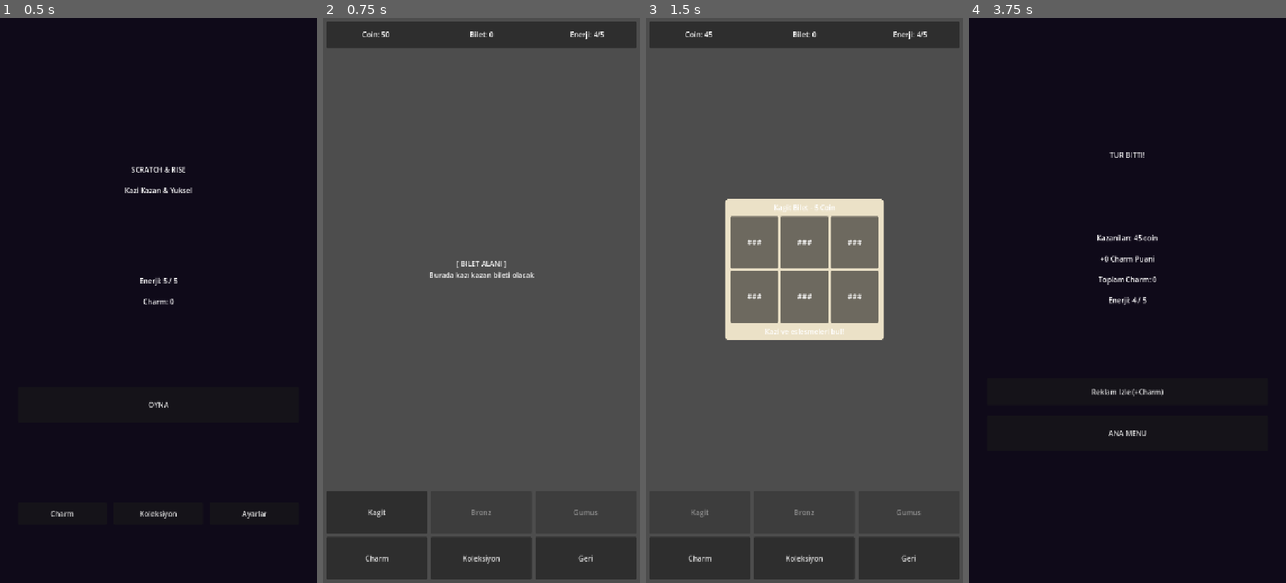
Above: before the commit, frames 1-4 (left to right).
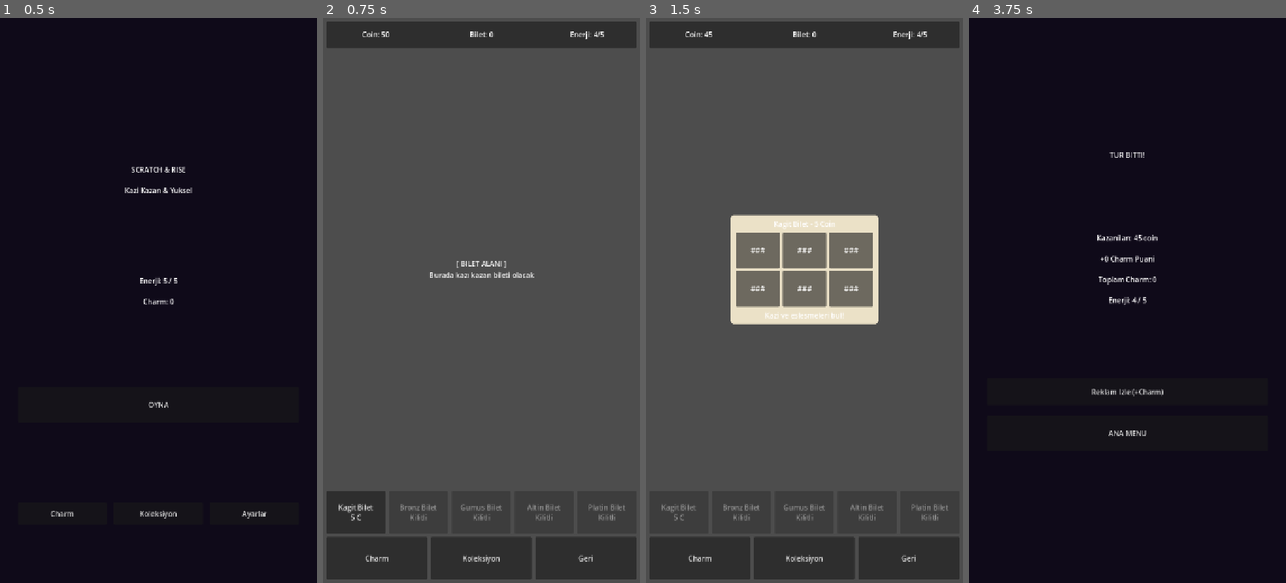
Above: after the commit, the same moments.

Repository: BYGGOLDENSTONE/scratch-and-rise-mobile
Game: Godot game, scene res://scenes/screens/MainMenu.tscn
Two runs of this game, one before a commit and one after it. Both use one fixed random seed, a clock stepped at 60 frames per second and the inputs below.
Inputs (mouse positions are in pixels of both pictures, inside the frame that each line leads up to):
- Up to frame 1 (0.5 s): no input
- Up to frame 2 (0.75 s): click "OYNA" at 0.5 s
- Up to frame 3 (1.5 s): click (699, 515) at 1.25 s, where only the run before the commit has a clickable "Kagit"
- Up to frame 4 (3.75 s): click "Charm" at 2 s; click "Koleksiyon" at 2.75 s; click "Geri" at 3.5 s

Frame 1 is identical in both runs. In frame 2, 0.7% of the frame differs, in the area x 4-96%, y 83-92%; in frame 3, 8.2%, in the area x 4-96%, y 32-89%; in frame 4, nothing differs.

Commit message:
[M6] Bilet turleri: Bronz/Gumus/Altin/Platin, dinamik grid, anahtar charm kilidi
Co-Authored-By: Claude Opus 4.6 <noreply@anthropic.com>

Diff:
--- a/scenes/main/Main.tscn
+++ b/scenes/main/Main.tscn
@@ -85,28 +85,11 @@
 theme_override_constants/separation = 8
 
 [node name="BiletSecimi" type="HBoxContainer" parent="UILayer/UIRoot/VBox/BottomPanel"]
+unique_name_in_owner = true
 layout_mode = 2
 size_flags_vertical = 3
 theme_override_constants/separation = 8
 alignment = 1
-
-[node name="Btn1" type="Button" parent="UILayer/UIRoot/VBox/BottomPanel/BiletSecimi"]
-unique_name_in_owner = true
-layout_mode = 2
-size_flags_horizontal = 3
-text = "Kagit"
-
-[node name="Btn2" type="Button" parent="UILayer/UIRoot/VBox/BottomPanel/BiletSecimi"]
-layout_mode = 2
-size_flags_horizontal = 3
-text = "Bronz"
-disabled = true
-
-[node name="Btn3" type="Button" parent="UILayer/UIRoot/VBox/BottomPanel/BiletSecimi"]
-layout_mode = 2
-size_flags_horizontal = 3
-text = "Gumus"
-disabled = true
 
 [node name="ActionButtons" type="HBoxContainer" parent="UILayer/UIRoot/VBox/BottomPanel"]
 layout_mode = 2
--- a/scripts/debug/debug_panel.gd
+++ b/scripts/debug/debug_panel.gd
@@ -25,6 +25,14 @@
 	coin1000_btn.pressed.connect(_on_add_coin.bind(1000))
 	end_round_btn.pressed.connect(_on_end_round)
 	close_btn.pressed.connect(_on_close)
+	# Tum Biletleri Ac butonu (dinamik, sahne duzenlemesiz)
+	var unlock_btn := Button.new()
+	unlock_btn.text = "Tum Biletleri Ac"
+	unlock_btn.pressed.connect(_on_unlock_all_tickets)
+	# EndRoundBtn'den once ekle
+	var parent_container: Container = end_round_btn.get_parent()
+	parent_container.add_child(unlock_btn)
+	parent_container.move_child(unlock_btn, end_round_btn.get_index())
 	_update_context()
 	print("[Debug] Panel acildi")
 
@@ -38,11 +46,17 @@
 
 
 func _update_info() -> void:
-	info_label.text = "Coin: %s | Enerji: %d/%d\nCharm: %s | Tur: %s" % [
+	var unlocked_list: Array = []
+	for t_type in TicketData.TICKET_ORDER:
+		if TicketData.is_ticket_unlocked(t_type):
+			unlocked_list.append(TicketData.TICKET_CONFIGS[t_type]["name"])
+	var unlocked_text: String = ", ".join(unlocked_list) if unlocked_list.size() > 0 else "Yok"
+	info_label.text = "Coin: %s | Enerji: %d/%d\nCharm: %s | Tur: %s\nAcik biletler: %s" % [
 		GameState.format_number(GameState.coins),
 		GameState.energy, GameState.get_max_energy(),
 		GameState.format_number(GameState.charm_points),
-		"Aktif" if GameState.in_round else "Yok"
+		"Aktif" if GameState.in_round else "Yok",
+		unlocked_text,
 	]
 
 
@@ -78,6 +92,16 @@
 	_update_info()
 
 
+func _on_unlock_all_tickets() -> void:
+	GameState.total_coins_earned = maxi(GameState.total_coins_earned, 500)
+	for key_charm in ["gumus_anahtar", "altin_anahtar", "platin_anahtar"]:
+		if GameState.get_charm_level(key_charm) < 1:
+			GameState.charms[key_charm] = 1
+	SaveManager.save_game()
+	print("[Debug] Tum biletler acildi!")
+	_update_info()
+
+
 func _on_end_round() -> void:
 	if GameState.in_round:
 		GameState.end_round()
--- a/scripts/main/main.gd
+++ b/scripts/main/main.gd
@@ -13,7 +13,7 @@
 @onready var ticket_count_label: Label = %TicketCountLabel
 @onready var ticket_area: CenterContainer = %TicketArea
 @onready var ticket_placeholder: Label = %TicketPlaceholder
-@onready var kagit_btn: Button = %Btn1
+@onready var bilet_secimi: HBoxContainer = %BiletSecimi
 @onready var warning_label: Label = %WarningLabel
 
 var current_ticket: PanelContainer = null
@@ -22,18 +22,35 @@
 var _debug_tap_count: int = 0
 var _debug_last_tap_time: float = 0.0
 var _debug_panel: Control = null
+var _ticket_buttons: Dictionary = {}  # { "paper": Button, ... }
 
 
 func _ready() -> void:
 	GameState.coins_changed.connect(_on_coins_changed)
 	GameState.energy_changed.connect(_on_energy_changed)
 	GameState.round_ended.connect(_on_round_ended)
-	kagit_btn.pressed.connect(_on_kagit_pressed)
 	energy_label.mouse_filter = Control.MOUSE_FILTER_STOP
 	energy_label.gui_input.connect(_on_debug_tap_input)
+	_build_ticket_buttons()
 	_update_ui()
 	_update_ticket_buttons()
 	print("[Main] Game screen ready")
+
+
+func _build_ticket_buttons() -> void:
+	# Sahne'deki mevcut butonlari temizle
+	for child in bilet_secimi.get_children():
+		child.queue_free()
+	_ticket_buttons.clear()
+
+	# Her bilet turu icin buton olustur
+	for t_type in TicketData.TICKET_ORDER:
+		var config: Dictionary = TicketData.TICKET_CONFIGS[t_type]
+		var btn := Button.new()
+		btn.size_flags_horizontal = Control.SIZE_EXPAND_FILL
+		btn.pressed.connect(_on_ticket_buy.bind(t_type))
+		bilet_secimi.add_child(btn)
+		_ticket_buttons[t_type] = btn
 
 
 func _update_ui() -> void:
@@ -63,10 +80,11 @@
 		get_tree().change_scene_to_file("res://scenes/screens/MainMenu.tscn")
 
 
-func _on_kagit_pressed() -> void:
+func _on_ticket_buy(type: String) -> void:
 	if current_ticket != null:
 		return
-	var price: int = TicketData.TICKET_CONFIGS["paper"]["price"]
+	var config: Dictionary = TicketData.TICKET_CONFIGS.get(type, TicketData.TICKET_CONFIGS["paper"])
+	var price: int = config["price"]
 	if not GameState.spend_coins(price):
 		print("[Main] Coin yetersiz!")
 		_show_warning("Coin yetersiz!")
@@ -76,10 +94,10 @@
 	ticket_placeholder.visible = false
 	current_ticket = TicketScene.instantiate()
 	ticket_area.add_child(current_ticket)
-	current_ticket.setup("paper")
+	current_ticket.setup(type)
 	current_ticket.ticket_completed.connect(_on_ticket_completed)
 	_update_ticket_buttons()
-	print("[Main] Bilet satin alindi, kalan coin: ", GameState.coins)
+	print("[Main] %s satin alindi (%d coin), kalan: %d" % [config["name"], price, GameState.coins])
 
 
 func _on_ticket_completed(symbols: Array) -> void:
@@ -128,15 +146,26 @@
 	_update_ticket_buttons()
 
 	# Coin yetersizse turu otomatik bitir
-	var cheapest_price: int = TicketData.TICKET_CONFIGS["paper"]["price"]
+	var cheapest_price: int = TicketData.get_cheapest_unlocked_price()
 	if GameState.coins < cheapest_price and GameState.in_round:
 		print("[Main] Coin bitti, tur otomatik bitiyor!")
 		GameState.end_round()
 
 
 func _update_ticket_buttons() -> void:
-	var price: int = TicketData.TICKET_CONFIGS["paper"]["price"]
-	kagit_btn.disabled = (current_ticket != null) or (GameState.coins < price)
+	for t_type in TicketData.TICKET_ORDER:
+		var btn: Button = _ticket_buttons.get(t_type)
+		if btn == null:
+			continue
+		var config: Dictionary = TicketData.TICKET_CONFIGS[t_type]
+		var unlocked: bool = TicketData.is_ticket_unlocked(t_type)
+
+		if not unlocked:
+			btn.text = "%s\nKilitli" % config["name"]
+			btn.disabled = true
+		else:
+			btn.text = "%s\n%d C" % [config["name"], config["price"]]
+			btn.disabled = (current_ticket != null) or (GameState.coins < config["price"])
 
 
 func _show_warning(text: String) -> void:
@@ -198,3 +227,4 @@
 func _on_debug_closed() -> void:
 	_debug_panel = null
 	_update_ui()
+	_update_ticket_buttons()
--- a/scripts/ticket/ticket.gd
+++ b/scripts/ticket/ticket.gd
@@ -26,10 +26,20 @@
 	ticket_header.text = "%s - %d Coin" % [config["name"], config["price"]]
 
 	# Grid ayarlari
-	grid.columns = config["columns"]
+	var cols: int = config["columns"]
+	grid.columns = cols
 	total_areas = config["area_count"]
 	scratched_count = 0
 	is_complete = false
+
+	# Dinamik boyutlandirma: 5 sutun icin alanlari kucult
+	var rows: int = ceili(float(total_areas) / float(cols))
+	var area_w: int = 100 if cols <= 4 else 65
+	var area_h: int = 80 if cols <= 4 else 60
+	var ticket_w: int = cols * area_w + (cols - 1) * 6 + 24
+	var ticket_h: int = rows * area_h + (rows - 1) * 6 + 80
+	get_parent().custom_minimum_size = Vector2(0, 0)  # serbest birak
+	custom_minimum_size = Vector2(ticket_w, ticket_h)
 
 	# Semboller
 	symbols = TicketData.get_random_symbols(type)
@@ -37,6 +47,7 @@
 	# ScratchArea'lari olustur
 	for i in total_areas:
 		var area: Control = ScratchAreaScene.instantiate()
+		area.custom_minimum_size = Vector2(area_w, area_h)
 		grid.add_child(area)
 		area.setup(i, symbols[i])
 		area.area_scratched.connect(_on_area_scratched)
@@ -45,7 +56,7 @@
 	ticket_footer.text = "Kazi ve eslesmeleri bul!"
 	status_label.visible = false
 
-	print("[Ticket] %s olusturuldu, %d alan" % [config["name"], total_areas])
+	print("[Ticket] %s olusturuldu, %d alan, %dx%d grid" % [config["name"], total_areas, cols, rows])
 
 
 func _on_area_scratched(_area_index: int) -> void:
--- a/scripts/ticket/ticket_data.gd
+++ b/scripts/ticket/ticket_data.gd
@@ -3,16 +3,34 @@
 
 ## Bilet turleri, sembol tanimlari, rastgele sembol uretimi.
 
+const CharmDataRef := preload("res://scripts/systems/charm_data.gd")
+
 const SYMBOL_NAMES := {
 	"cherry": "Kiraz",
 	"lemon": "Limon",
 	"grape": "Uzum",
+	"star": "Yildiz",
+	"moon": "Ay",
+	"diamond": "Elmas",
+	"heart": "Kalp",
+	"seven": "7",
+	"crown": "Tac",
+	"phoenix": "Anka",
+	"dragon": "Ejderha",
 }
 
 const SYMBOL_COLORS := {
 	"cherry": Color(0.9, 0.15, 0.2),
 	"lemon": Color(0.95, 0.85, 0.1),
 	"grape": Color(0.55, 0.2, 0.75),
+	"star": Color(1.0, 0.84, 0.0),
+	"moon": Color(0.75, 0.75, 0.9),
+	"diamond": Color(0.3, 0.85, 0.95),
+	"heart": Color(0.95, 0.3, 0.5),
+	"seven": Color(0.9, 0.1, 0.1),
+	"crown": Color(1.0, 0.7, 0.0),
+	"phoenix": Color(1.0, 0.45, 0.1),
+	"dragon": Color(0.2, 0.8, 0.3),
 }
 
 ## Her bilet turu icin config: isim, fiyat, alan sayisi, kolon, sembol havuzu
@@ -24,7 +42,84 @@
 		"columns": 3,
 		"symbol_pool": ["cherry", "lemon", "grape"],
 	},
+	"bronze": {
+		"name": "Bronz Bilet",
+		"price": 15,
+		"area_count": 8,
+		"columns": 4,
+		"symbol_pool": ["cherry", "lemon", "grape", "star", "moon"],
+	},
+	"silver": {
+		"name": "Gumus Bilet",
+		"price": 40,
+		"area_count": 9,
+		"columns": 3,
+		"symbol_pool": ["cherry", "lemon", "grape", "star", "moon", "diamond", "heart"],
+	},
+	"gold": {
+		"name": "Altin Bilet",
+		"price": 100,
+		"area_count": 10,
+		"columns": 5,
+		"symbol_pool": ["cherry", "lemon", "grape", "star", "moon", "diamond", "heart", "seven", "crown"],
+	},
+	"platinum": {
+		"name": "Platin Bilet",
+		"price": 250,
+		"area_count": 12,
+		"columns": 4,
+		"symbol_pool": ["cherry", "lemon", "grape", "star", "moon", "diamond", "heart", "seven", "crown", "phoenix", "dragon"],
+	},
 }
+
+## Bilet siralamasi (UI'da gosterim icin)
+const TICKET_ORDER := ["paper", "bronze", "silver", "gold", "platinum"]
+
+## Acilma kosullari
+const UNLOCK_CONDITIONS := {
+	"paper": {"type": "none"},
+	"bronze": {"type": "total_coins", "amount": 500},
+	"silver": {"type": "charm", "charm_id": "gumus_anahtar"},
+	"gold": {"type": "charm", "charm_id": "altin_anahtar"},
+	"platinum": {"type": "charm", "charm_id": "platin_anahtar"},
+}
+
+
+## Bilet acik mi kontrol
+static func is_ticket_unlocked(ticket_type: String) -> bool:
+	var cond: Dictionary = UNLOCK_CONDITIONS.get(ticket_type, {"type": "none"})
+	match cond["type"]:
+		"none":
+			return true
+		"total_coins":
+			return GameState.total_coins_earned >= cond["amount"]
+		"charm":
+			return GameState.get_charm_level(cond["charm_id"]) > 0
+	return false
+
+
+## Kilitli bilet icin aciklama metni
+static func get_unlock_text(ticket_type: String) -> String:
+	var cond: Dictionary = UNLOCK_CONDITIONS.get(ticket_type, {"type": "none"})
+	match cond["type"]:
+		"total_coins":
+			return "%s toplam coin" % GameState.format_number(cond["amount"])
+		"charm":
+			var charm_info: Dictionary = CharmDataRef.CHARMS.get(cond["charm_id"], {})
+			var charm_name: String = charm_info.get("name", cond["charm_id"])
+			return "%s gerekli" % charm_name
+	return ""
+
+
+## En ucuz acik bilet fiyati (tur bitirme kontrolu icin)
+static func get_cheapest_unlocked_price() -> int:
+	var cheapest := 999999
+	for t_type in TICKET_ORDER:
+		if is_ticket_unlocked(t_type):
+			var price: int = TICKET_CONFIGS[t_type]["price"]
+			if price < cheapest:
+				cheapest = price
+	return cheapest
 
 
 ## Rastgele sembol dizisi dondurur
Not shown, added: scripts/systems/match_system.gd.uid
Not shown, added: scripts/ui/match_result.gd.uid
Not shown, changed: CLAUDE.md
